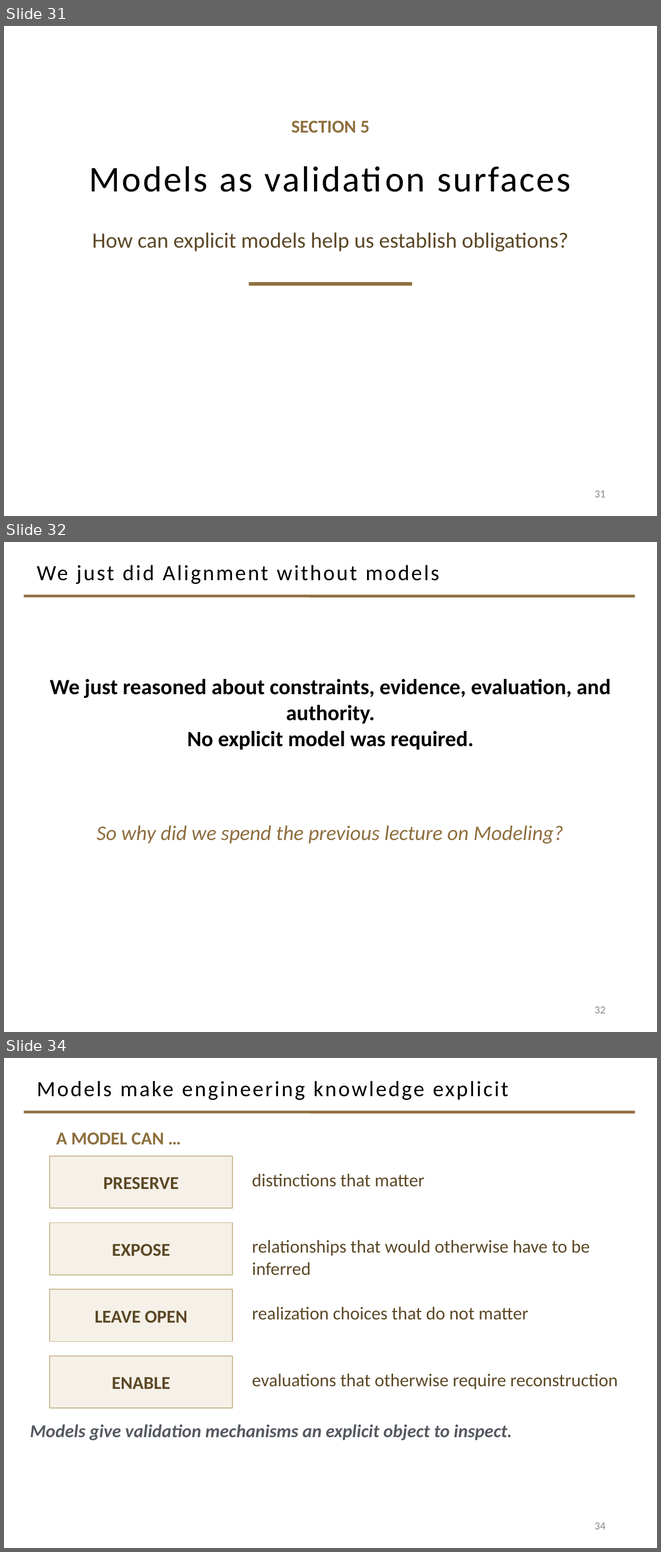
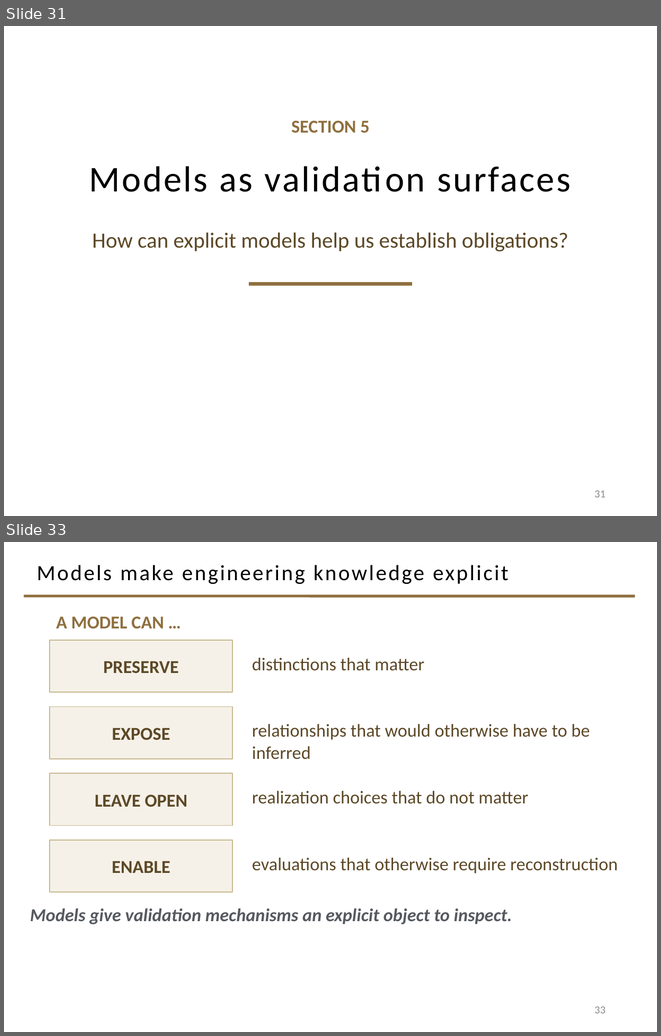
Before and after one commit to davisjam/model-based-agentic-software-engineering, a slide deck: course/lectures/act-2-delegation-and-control/03-alignment/2-3-Alignment.pptx. Shown one above the other, each under a label of ours: slides 31, 32 and 34 before the commit, slides 31 and 33 after it; the slides between them are not shown. The pictures are 661x1552 and 661x1036 pixels, drawn with LibreOffice and Linux fonts; fonts in the diff are those of the drawing; background and template pictures are left out. Boxes give left, top, right and bottom in pixels: in the first picture for what was removed or moved away, otherwise in the second. Text is boxed around its words. In the diff, an @@ line names an element or a change of style, - is before the commit and + after.

Commit message:
deck 2-3: cut 5 — drop the two pre-section beats; lab-models slide opens Section 5 as the discussion, 'knowledge explicit' becomes the answer (44->42)

```diff
--- a/course/lectures/act-2-delegation-and-control/03-alignment/2-3-Alignment.pptx
+++ b/course/lectures/act-2-delegation-and-control/03-alignment/2-3-Alignment.pptx
@@ slide 32 removed at box(4, 542, 657, 1032), background #FFFFFF; not listed: 1 template element that a slide beside it also shows @@
@@ title removed at box(37, 565, 439, 584) @@
-We just did Alignment without models
@@ text removed at box(50, 679, 610, 750) @@
-We just reasoned about constraints, evidence, evaluation, and authority.
-No explicit model was required.
@@ text removed at box(97, 825, 564, 844) @@
-So why did we spend the previous lecture on Modeling?
@@ page number removed at box(594, 1006, 606, 1013) @@
-32
@@ what was slide 34 is now slide 33 @@
@@ page number at box(594, 1006, 606, 1013): text changed @@
-34
+33
```
Also in this commit, not shown: 1 slide changed, 1 other slide removed.
